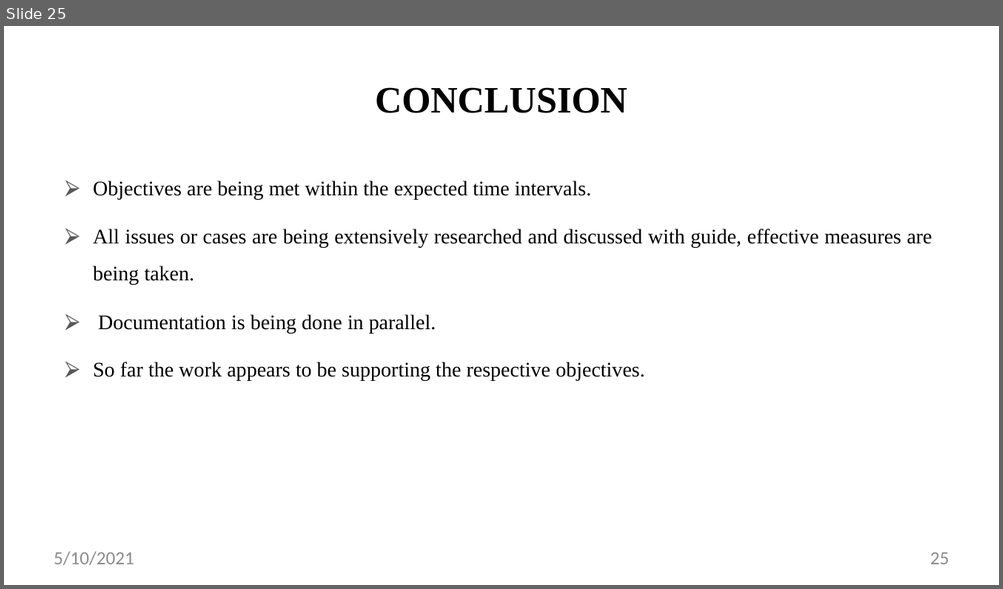
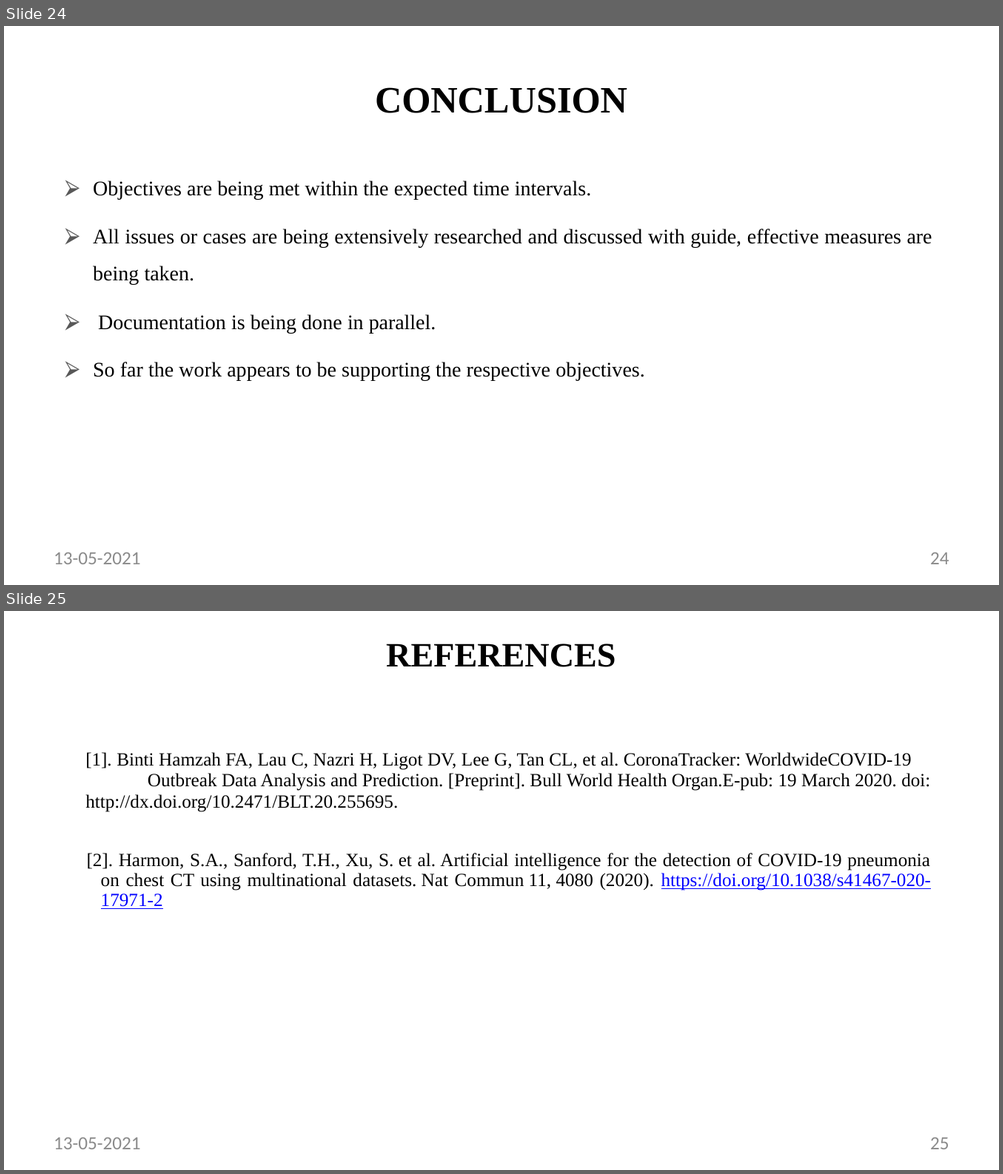
Before and after one commit to vikasbalu/Covid19_RiskCalc, a slide deck: presentation/Project Presentaion.pptx. Shown one above the other, each under a label of ours: slide 25 before the commit, slides 24 and 25 after it. The pictures are 1003x589 and 1003x1174 pixels, drawn with LibreOffice and Linux fonts; fonts in the diff are those of the drawing. Boxes give left, top, right and bottom in pixels: in the first picture for what was removed or moved away, otherwise in the second. Text is boxed around its words. In the diff, an @@ line names an element or a change of style, - is before the commit and + after.

```diff
--- a/presentation/Project Presentaion.pptx
+++ b/presentation/Project Presentaion.pptx
@@ slide 25 added at (x1=4, y1=611, x2=999, y2=1170), background #FFFFFF @@
@@ title added at (x1=386, y1=644, x2=615, y2=667), 33 pt, text #000000, bold @@
+REFERENCES
@@ text added at (x1=85, y1=752, x2=931, y2=909), 18 pt, text #000000 @@
+[1]. Binti Hamzah FA, Lau C, Nazri H, Ligot DV, Lee G, Tan CL, et al. CoronaTracker: WorldwideCOVID-19 Outbreak Data Analysis and Prediction. [Preprint]. Bull World Health Organ.E-pub: 19 March 2020. doi: http://dx.doi.org/10.2471/BLT.20.255695.
+[2]. Harmon, S.A., Sanford, T.H., Xu, S. et al. Artificial intelligence for the detection of COVID-19 pneumonia on chest CT using multinational datasets. Nat Commun 11, 4080 (2020). https://doi.org/10.1038/s41467-020-17971-2
@@ text added at (x1=54, y1=1138, x2=140, y2=1150), 18 pt, text #8C8C8C @@
+13-05-2021
@@ page number added at (x1=930, y1=1138, x2=949, y2=1150), 18 pt, text #8C8C8C @@
+25
@@ what was slide 25 is now slide 24 @@
@@ slide 24 changed as well @@
@@ text at (x1=54, y1=553, x2=140, y2=565): text changed @@
-5/10/2021
+13-05-2021
@@ page number at (x1=930, y1=553, x2=949, y2=565): text changed @@
-25
+24
```
Also in this commit, not shown: 22 other slides changed, 3 other slides added, 6 slides removed.
